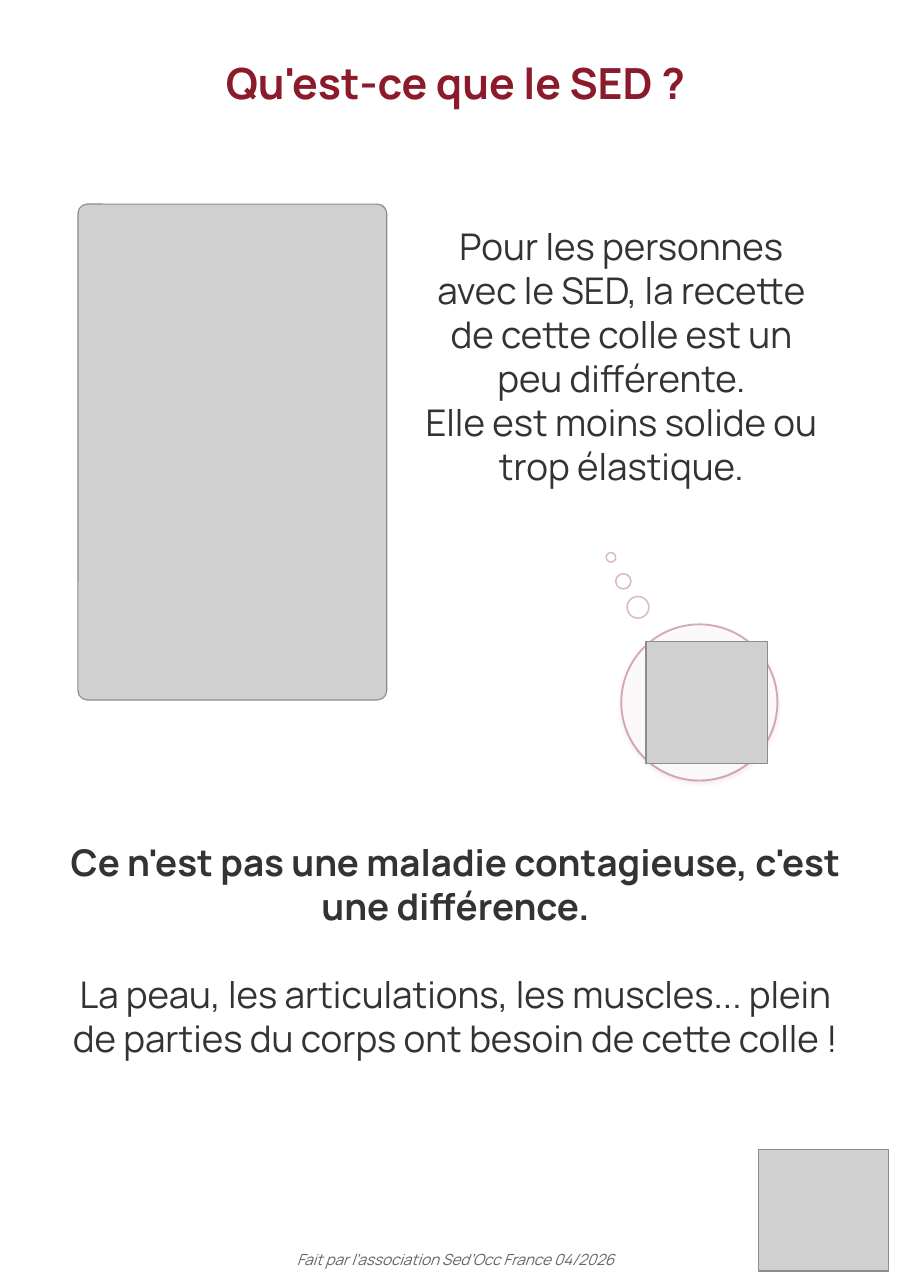
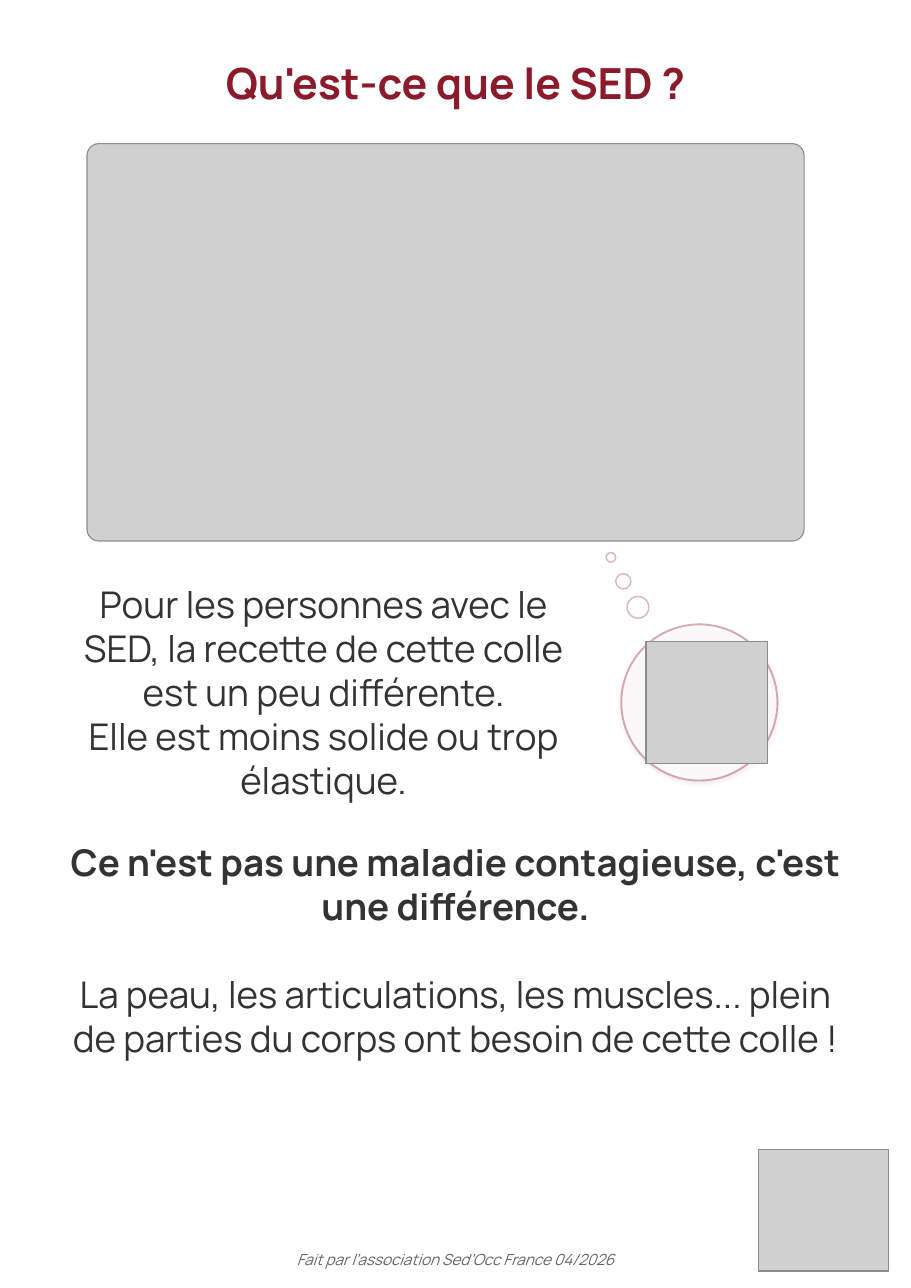
Before and after one commit to Therese-Borin-Pepe/sedocc-site, a slide deck: slide 3 of documents/Livret-SED-enfant-SedOcc.pptx. Drawn at 911x1288 pixels with LibreOffice and Linux fonts; fonts in the diff are those of the drawing; grey boxes stand for pictures; background and template pictures are left out. Boxes give left, top, right and bottom in pixels: in the first picture for what was removed or moved away, otherwise in the second. Text is boxed around its words. In the diff, an @@ line names an element or a change of style, - is before the commit and + after.

```diff
--- a/documents/Livret-SED-enfant-SedOcc.pptx
+++ b/documents/Livret-SED-enfant-SedOcc.pptx
@@ picture resized from (x1=78, y1=204, x2=387, y2=699) to (x1=87, y1=143, x2=804, y2=541) @@
@@ text "Pour les personnes avec le ..." rewrapped from (x1=426, y1=233, x2=817, y2=489) to (x1=84, y1=591, x2=563, y2=803) @@
```
Also in this commit, not shown: 5 other slides changed, 14 other files.
